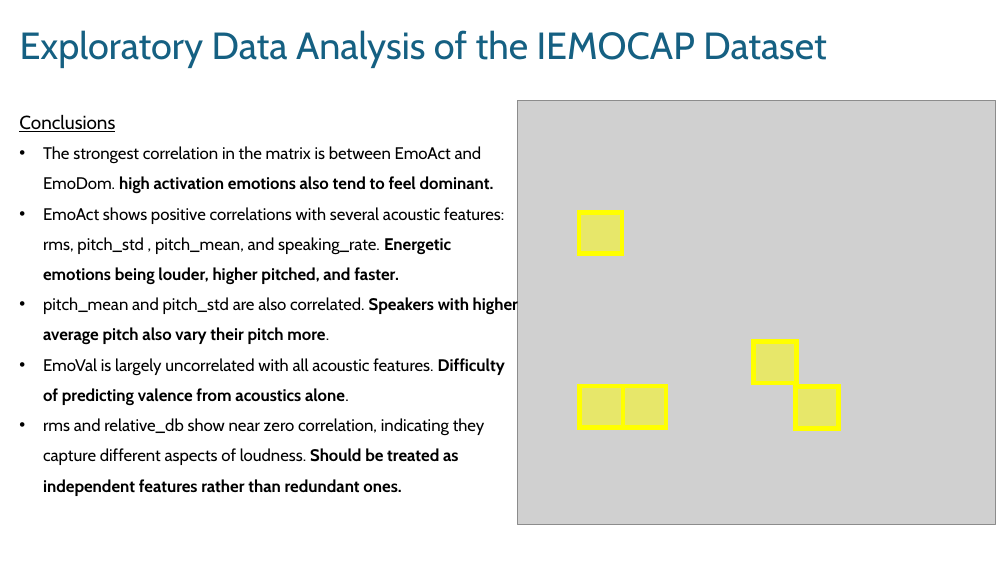
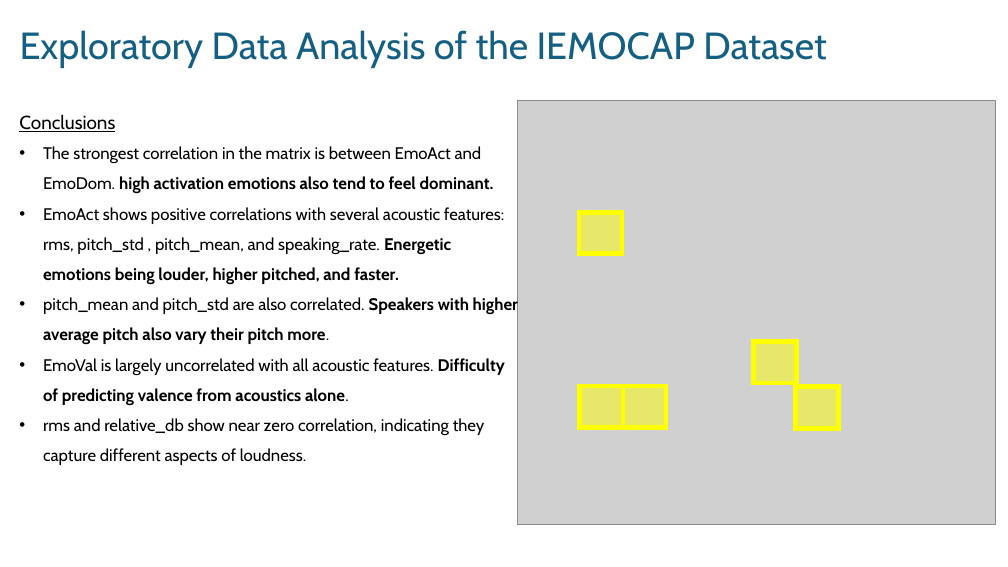
Before and after one commit to almahova/iemocap-proj, a slide deck: slide 5 of docs/presentation_IEMOCAP_EDA.pptx (slide 6 before the commit). Drawn at 1008x567 pixels with LibreOffice and Linux fonts; fonts in the diff are those of the drawing; grey boxes stand for pictures. Boxes give left, top, right and bottom in pixels: in the first picture for what was removed or moved away, otherwise in the second. Text is boxed around its words. In the diff, an @@ line names an element or a change of style, - is before the commit and + after.

```diff
--- a/docs/presentation_IEMOCAP_EDA.pptx
+++ b/docs/presentation_IEMOCAP_EDA.pptx
@@ text at box(43, 418, 485, 465): text changed @@
-• rms and relative_db show near zero correlation, indicating they capture different aspects of loudness. Should be treated as independent features rather than redundant ones.
+• rms and relative_db show near zero correlation, indicating they capture different aspects of loudness.
```
Also in this commit, not shown: 2 other slides changed.
